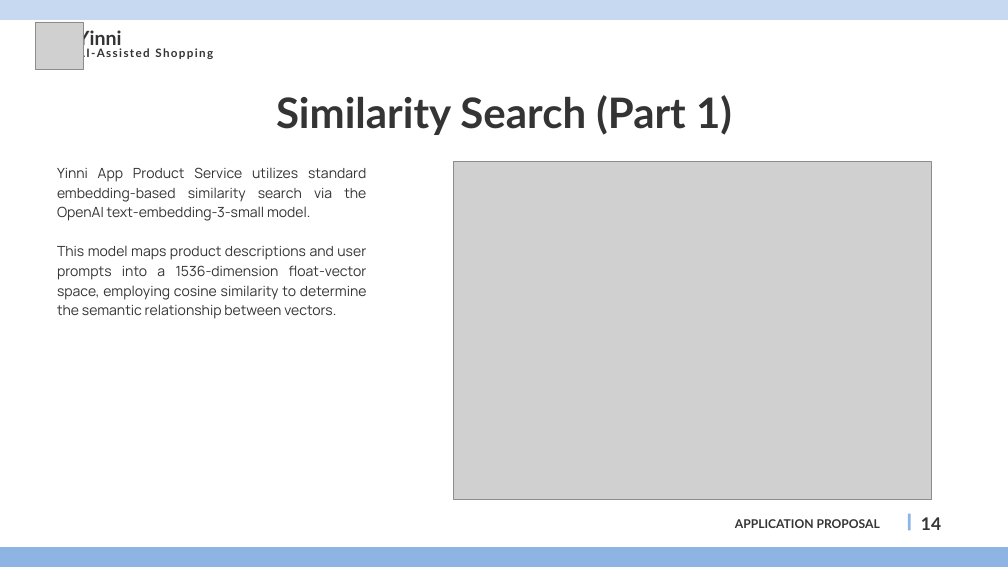
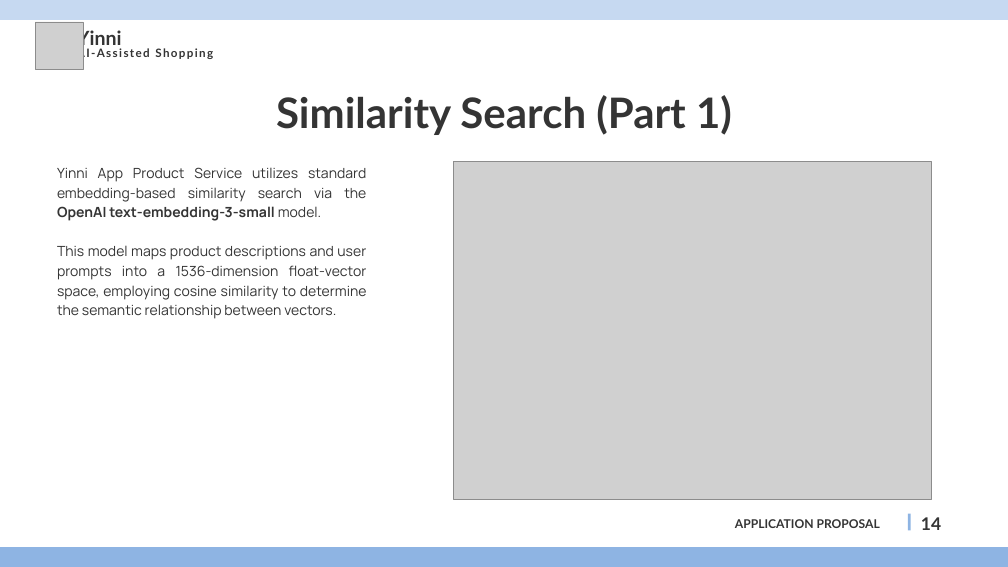
Before and after one commit to azzamt11/yinni_backend, a slide deck: slide 14 of yinni_app_proposal.pptx. Drawn at 1008x567 pixels with LibreOffice and Linux fonts; fonts in the diff are those of the drawing; grey boxes stand for pictures. Boxes give left, top, right and bottom in pixels: in the first picture for what was removed or moved away, otherwise in the second. Text is boxed around its words. In the diff, an @@ line names an element or a change of style, - is before the commit and + after.

```diff
--- a/yinni_app_proposal.pptx
+++ b/yinni_app_proposal.pptx
@@ text at (x1=57, y1=167, x2=366, y2=221): bold on in "OpenAI text-embedding-3-small" @@
```
Also in this commit, not shown: 6 other slides changed, 1 slide added, 2 other files.
